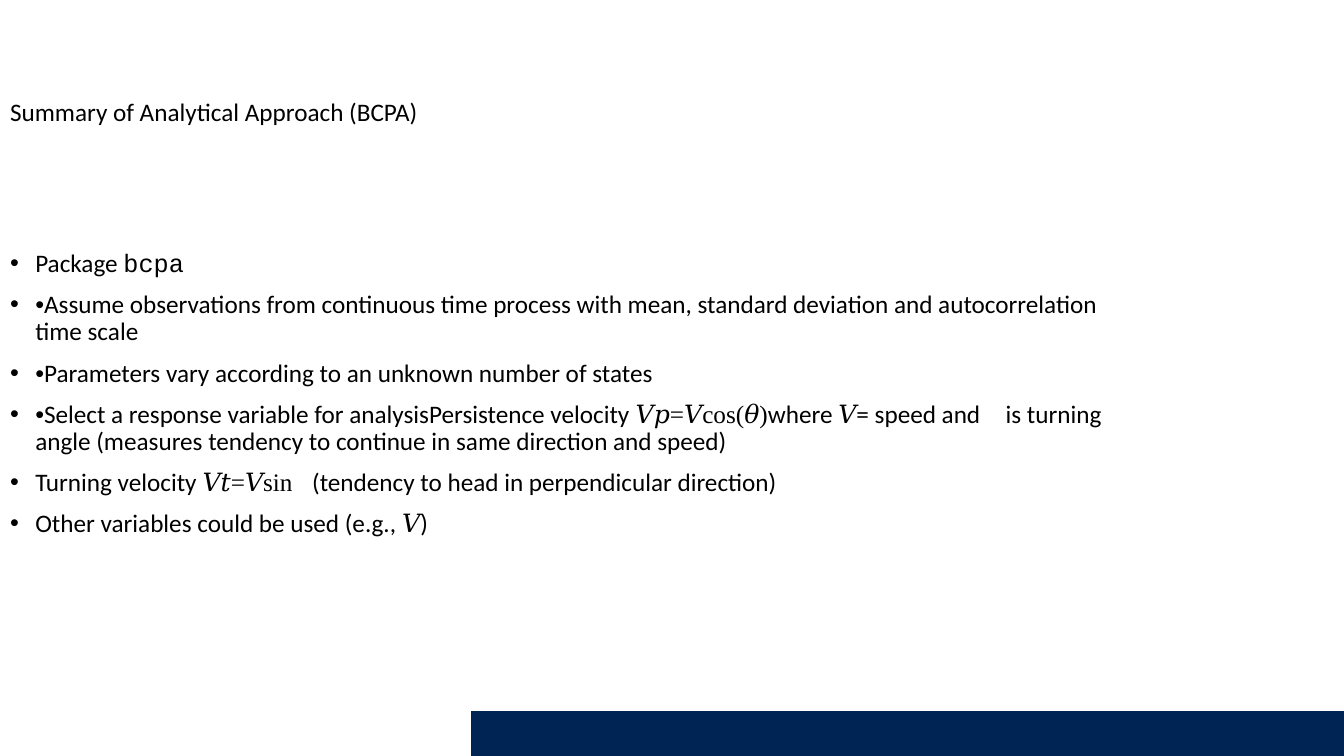
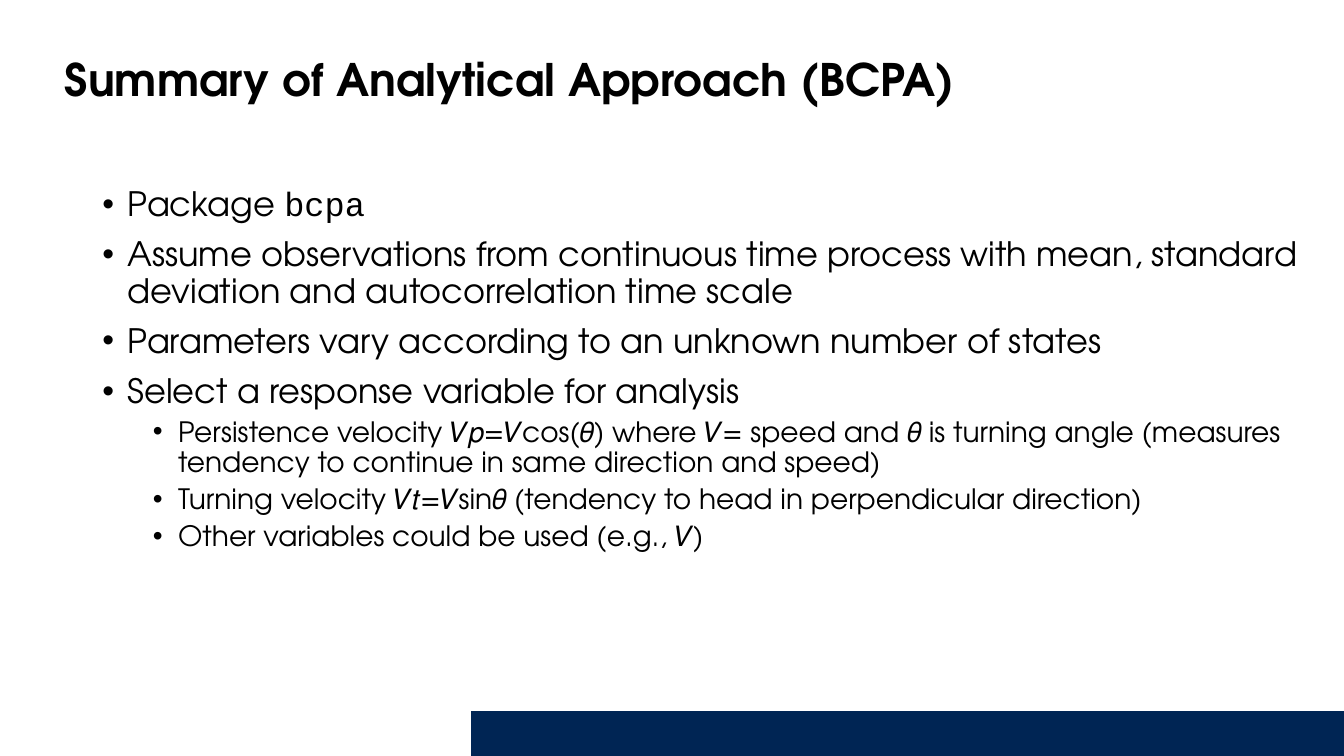
Before and after one commit to Smithsonian/Introduction_HMM, a slide deck: slide 19 of Presentation/IntroAnimalMovements_HMMs.pptx. Drawn at 1344x756 pixels with LibreOffice and Linux fonts; fonts in the diff are those of the drawing; background and template pictures are left out. Boxes give left, top, right and bottom in pixels: in the first picture for what was removed or moved away, otherwise in the second. Text is boxed around its words. In the diff, an @@ line names an element or a change of style, - is before the commit and + after.

Commit message:
Update to powerpoint

```diff
--- a/Presentation/IntroAnimalMovements_HMMs.pptx
+++ b/Presentation/IntroAnimalMovements_HMMs.pptx
@@ text "Summary of Analytical Approach (BCPA)": place and size @@
-text "Summary of Analytical Approach (BCPA)" at (10, 102, 417, 125)
+text "Summary of Analytical Approach (BCPA)" at (65, 61, 954, 107)
@@ text "Summary of Analytical Approach (BCPA)" at (65, 61, 954, 107): size 18 to 32 pt, font Calibri to TeX Gyre Adventor, bold on @@
@@ text "Package bcpa": place and size @@
-text "Package bcpa" at (35, 253, 1101, 537)
+text "Package bcpa" at (128, 191, 1297, 552)
@@ text at (128, 191, 693, 552): size 18 to 24 pt in "Package bcpa"; font Calibri to TeX Gyre Adventor in "Package", "Other variables could be used (e.g., 𝑉)"; size 18 to 20 pt in "Other variables could be used (e.g., 𝑉)"; font Times New Roman to TeX Gyre Adventor in "𝑉)"; list level 1 to 2 in "Other variables could be used ..." @@
@@ text at (128, 241, 1297, 515): text changed; size 18 to 24 pt; font Calibri to TeX Gyre Adventor @@
-• •Assume observations from continuous time process with mean, standard deviation and autocorrelation time scale
-• •Parameters vary according to an unknown number of states
-• •Select a response variable for analysisPersistence velocity 𝑉𝑝=𝑉cos(𝜃)where 𝑉= speed and 𝜃is turning angle (measures tendency to continue in same direction and speed)
-• Turning velocity 𝑉𝑡=𝑉sin𝜃(tendency to head in perpendicular direction)
+• Assume observations from continuous time process with mean, standard deviation and autocorrelation time scale
+• Parameters vary according to an unknown number of states
+• Select a response variable for analysis
+  • Persistence velocity 𝑉𝑝=𝑉cos(𝜃) where 𝑉= speed and 𝜃 is turning angle (measures tendency to continue in same direction and speed)
+  • Turning velocity 𝑉𝑡=𝑉sin𝜃 (tendency to head in perpendicular direction)
```
Also in this commit, not shown: 8 other slides changed, 4 slides added, 4 slides removed.
